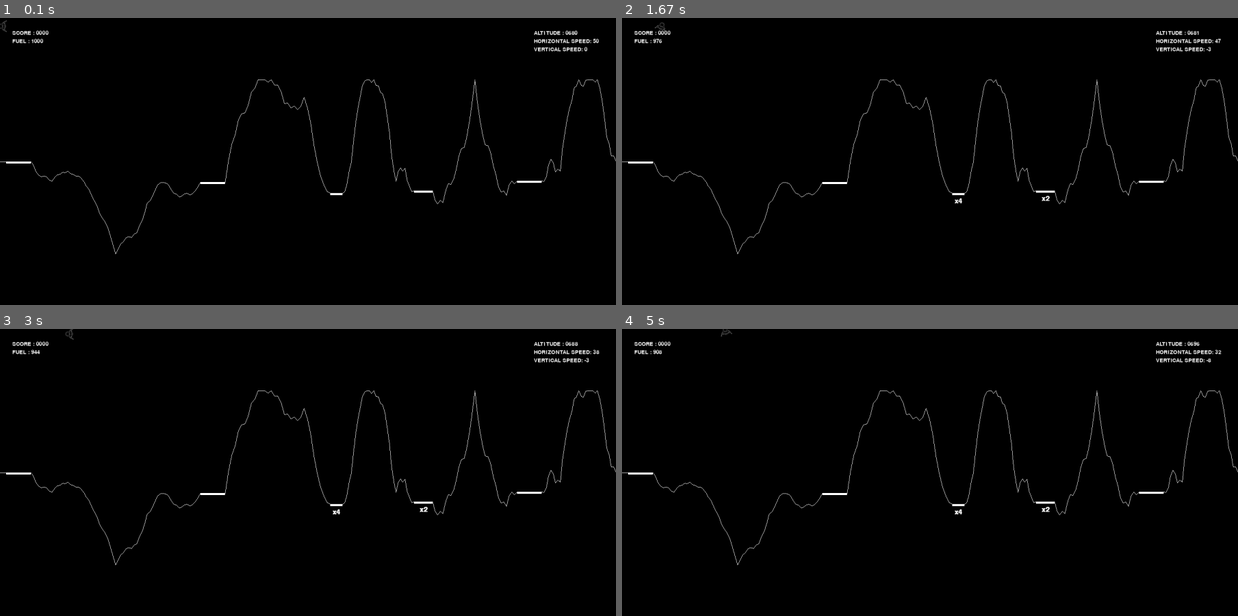
Above: before the commit, frames 1-4 (two rows, left to right).
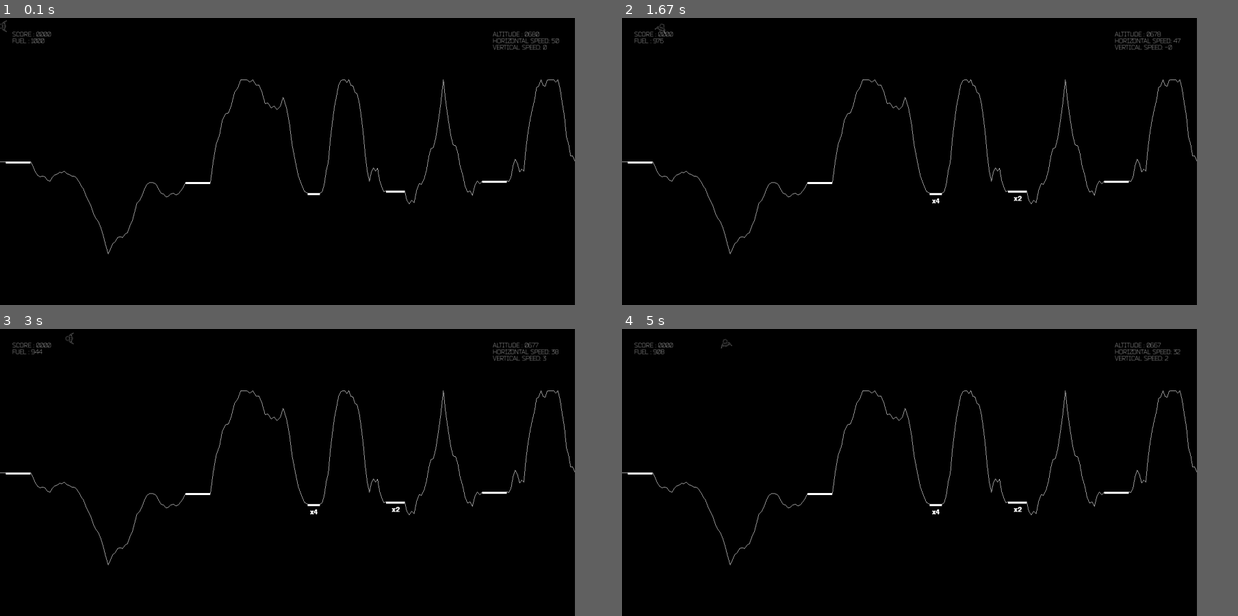
Above: after the commit, the same moments.

Repository: PeiP-2018-Work-Nantes-DUT-INFO/Planet-Lander-Lunar-Lander-with-Pygame
Game: pygame game, started from run_game.py
Same seed, same stepped clock (60 frames per second), same inputs: the game is played once before the commit and once after it.
Inputs:
- Up to frame 1 (0.1 s): no input
- Up to frame 2 (1.67 s): hold Right 0.33-0.8 s; hold Up 0.83-1.13 s; tap Space at 0.9, 1.23, 1.53 s; hold Right 1.17-1.63 s
- Up to frame 3 (3 s): hold Left 1.67-2.2 s; tap Space at 1.73, 2.03, 2.3, 2.6, 2.73 s; hold Left 2.23-2.63 s; hold Up from 2.67 s (still down)
- Up to frame 4 (5 s): release Up at 3.03 s; hold Right 3.07-3.7 s; tap Space at 3.13, 3.43, 3.8, 4.1, 4.3, 4.6, 4.8 s; hold Left 3.73-4.2 s; hold Right 4.23-4.7 s; hold Up from 4.73 s (still down)
In our replay, the window is 900x420 before the commit and 840x420 after it. These sizes can differ from the game's own. Grey fills any space a smaller window leaves; there, only what the larger window draws over its background counts as a difference.

The runs differ from the first frame. In frame 1, 2.3% of the frame differs, in the area x 0-100%, y 4-83%; in frame 2, 2.4%; in frame 3, 2.4%; in frame 4, 2.5%, in the area x 0-100%, y 0-83%.

Commit message:
add documentation on file add new font for the windows information

Diff:
--- a/Game.py
+++ b/Game.py
@@ -5,17 +5,31 @@
 from lander import Lander
 
 
+# Définition des classes
+''' class Move
+    Usage :
+        - permet la rotation du vaisseau
+        - les valeurs de turn_left et turn_right sont en degré
+'''
 class Move:
-    Up = 5
-    Down = -5
-    TurnLeft = -2
-    TurnRight = 2
+    turn_left = -2
+    turn_right = 2
 
 
+# Définition des fonctions
+''' function drawHUD
+    Usage :
+        - affichage du score, du carburant et des données de vol
+    Argument :
+        - window : fenêtre de jeux
+        - lander : information sur le vaisseau
+        - score : score de la partie
+'''
 def drawHUD(window, lander, score):
+    font = pygame.font.Font('Bender_Light.otf', GameConfig.fontSizeHud)
     offset = 0
+
     for i in [('SCORE : {0:04d}', score), ('FUEL : {0:03d}', lander.fuel)]:
-        font = pygame.font.Font(None, GameConfig.fontSizeHud)
         img = font.render(i[0].format(i[1]), True, GameConfig.white)
         display_rect = img.get_rect()
         display_rect.topleft = (GameConfig.hudLeftTopLeft[0], GameConfig.hudLeftTopLeft[1] + offset)
@@ -24,7 +38,6 @@
     offset = 0
     for i in [('ALTITUDE : {0:04.0f}', GameConfig.windowH - lander.y), ('HORIZONTAL SPEED: {0:.0f}', lander.vx,),
               ('VERTICAL SPEED: {0:.0f}', lander.vy)]:
-        font = pygame.font.Font(None, GameConfig.fontSizeHud)
         img = font.render(i[0].format(i[1]), True, GameConfig.white)
         display_rect = img.get_rect()
         display_rect.topleft = (GameConfig.hudRightTopRight[0], GameConfig.hudRightTopRight[1] + offset)
@@ -32,30 +45,37 @@
         offset += GameConfig.fontSizeHud
 
 
+''' function gameloop
+    Usage :
+        - fonction principale du jeux
+    Arguments :
+        - window : fenêtre de jeux
+        - horloge : variable permettant de gérer le taux de rafraichissement par seconde
+'''
 def gameloop(window, horloge):
-    gameOver = False
+    game_over = False
     land = Landing()
     aircraft = Lander()
     aircraft_team = pygame.sprite.Group()
     aircraft_team.add(aircraft)
 
-    while not gameOver:
+    while not game_over:
         horloge.tick(60)
 
         window.fill(0)
         keys = pygame.key.get_pressed()
         for event in pygame.event.get():
             if event.type == pygame.QUIT:
-                gameOver = True
+                game_over = True
             elif event.type == pygame.KEYDOWN:
                 if event.key == pygame.K_ESCAPE:
-                    gameOver = True
+                    game_over = True
                 if event.key == pygame.K_UP:
                     print("BOOOST")
         if keys[pygame.K_LEFT]:
-            aircraft.rotate(Move.TurnLeft)
+            aircraft.rotate(Move.turn_left)
         elif keys[pygame.K_RIGHT]:
-            aircraft.rotate(Move.TurnRight)
+            aircraft.rotate(Move.turn_right)
         if keys[pygame.K_SPACE] or keys[pygame.K_UP]:
             aircraft.boost()
 
@@ -66,12 +86,17 @@
         drawHUD(window, aircraft, 0)
         pygame.display.flip()
 
-
+''' function main
+    Usage :
+        - Fonction principale du jeux
+'''
 def main():
     pygame.init()
     horloge = pygame.time.Clock()
     window = pygame.display.set_mode((GameConfig.windowW, GameConfig.windowH))
     pygame.display.set_caption("Planet Lander")
+
+
 
     gameloop(window, horloge)
     pygame.quit()
--- a/GameConfig.py
+++ b/GameConfig.py
@@ -1,18 +1,28 @@
+import pygame
+from pygame.mixer import Sound
+
 # Définition des classes
-import pygame
 
 
 class GameConfig:
     # Taille de la fenêtre
-    windowW = 1500
+    windowW = 1400
     windowH = 700
 
     # Initlisation du lander et de sa taille
     lander = pygame.image.load('lander_normal.png')
     imgLanderW = 30
     imgLanderH = 30
+
+    # Initialisation des couleurs
     white = (255, 255, 255)
     red = (255, 0, 0)
+
+    # Mise en place de l'affichage
     hudLeftTopLeft = (30, 30)
     hudRightTopRight = (windowW - 200, 30)
-    fontSizeHud = 20
+    fontSizeHud = 16
+
+    #Ajout d'une musique
+    # music = Sound()
+    # music.read('interstellar-main-theme-retro.mp3')
--- a/Vecteur.py
+++ b/Vecteur.py
@@ -10,7 +10,7 @@
         self.x = x
         self.y = y
 
-        if angle is not None and norme is not None:  # Dans le cas ou le vaisseau est déjà soumis à un vecteur de force.
+        if angle is not None and norme is not None:
             self.x = norme + math.sin(math.radians(angle))
             self.y = norme + math.cos(math.radians(angle))
 
--- a/lander.py
+++ b/lander.py
@@ -27,7 +27,6 @@
         Argument :
             - self : classe courante
     '''
-
     def update(self):
         self.update_physic(0 + self.forceAcceleration[0], LanderConfig.gravity * self.m + self.forceAcceleration[1])
         self.forceAcceleration = [0, 0]
@@ -43,7 +42,6 @@
         - fx : force sur l'axe des absisses
         - fy : force sur l'axe des ordonnées
     '''
-
     def update_physic(self, fx, fy):
         ax = fx / self.m
         ay = fy / self.m
@@ -58,7 +56,6 @@
         Arguments :
             - self : classe courante
     '''
-
     def update_image(self):
         center = self.rect.center
         self.image = pygame.transform.rotate(self.original, -1 * self.orientation)
@@ -71,7 +68,6 @@
         Arguments :
             - self : classe courante
     '''
-
     def boost(self):
         if not self.fuel:
             return
@@ -86,14 +82,13 @@
             - self : classe courante
             - angle : angle de rotation pour le vaisseau
     '''
-
     def rotate(self, angle):
         self.orientation += angle
 
 
 class LanderConfig:
     dt = 0.02
-    gravity = 1.622
+    gravity = 3.244  # 1.622 * 2
 
     initialVelocityX = 50
     initialVelocityY = 0.0
--- a/landing.py
+++ b/landing.py
@@ -181,7 +181,7 @@
                                    4, 4)
 
     def draw_displacement_debug(self, start, end, verticalDisplacement, segments):
-        font = pygame.font.Font(None, 20)
+        font = pygame.font.Font('Bender_Light.otf', 20)
         img = font.render(str(verticalDisplacement), True, LandingConfig.colorTextBonus)
         display_rect = img.get_rect()
         middle = (start[0] + end[0]) / 2
Binary file added: Bender_Light.otf
